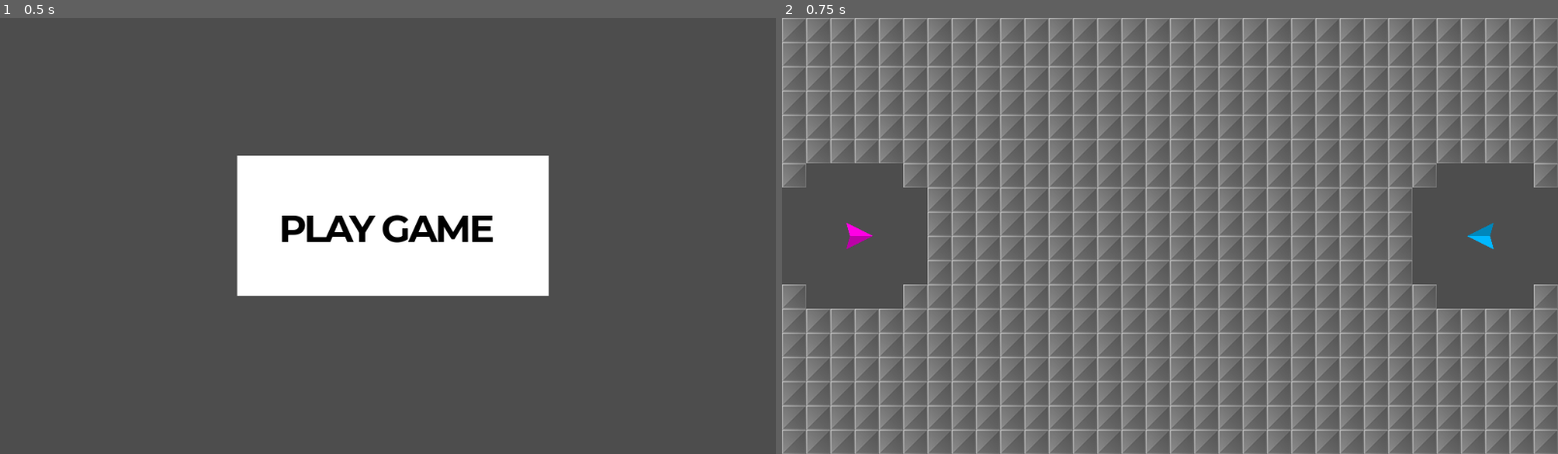
Above: before the commit, frames 1-2 (left to right).
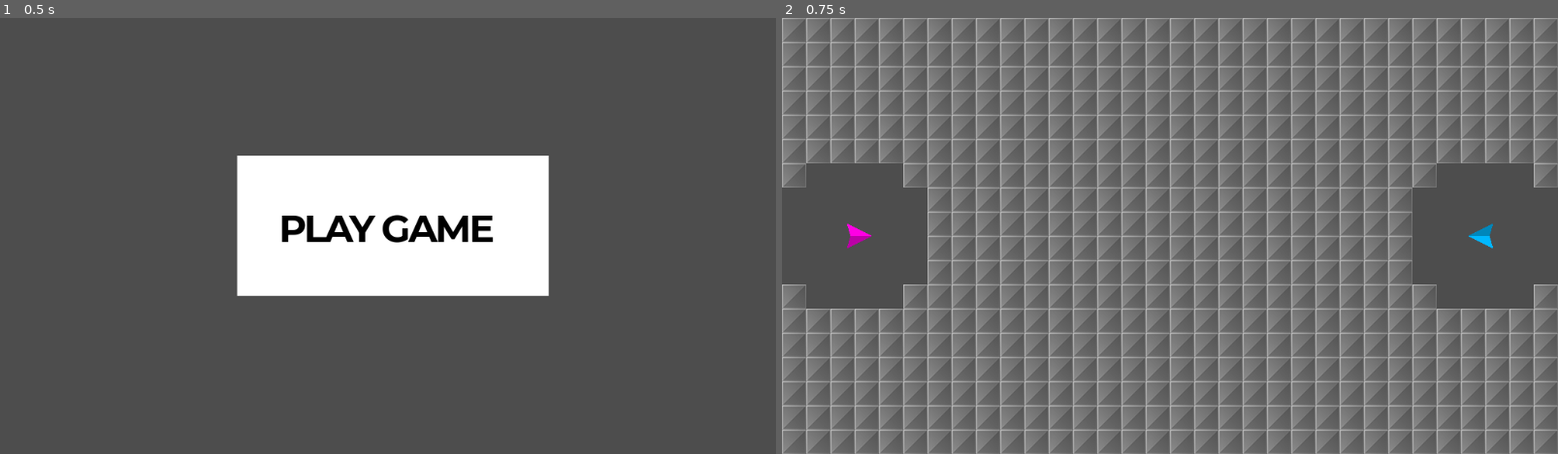
Above: after the commit, the same moments.

Repository: outrightmental/Blockbusters
Game: Godot game, scene res://scenes/main.tscn
The game is run twice, just before and just after one commit, with the same random seed, the same clock (stepped at 60 frames per second) and the same inputs.
Inputs (mouse positions are in pixels of both pictures, inside the frame that each line leads up to):
- Up to frame 1 (0.5 s): no input
- Up to frame 2 (0.75 s): click (1177, 222) at 0.5 s

Frame 1 is identical in both runs. In frame 2, less than 0.1% of the frame differs, in the area x 8-92%, y 46-54%.

Commit message:
Collisions Block <> Ship <> Ship

Diff:
--- a/models/blocks/block.tscn
+++ b/models/blocks/block.tscn
@@ -1,7 +1,10 @@
-[gd_scene load_steps=3 format=3 uid="uid://bjiivayicu2qj"]
+[gd_scene load_steps=4 format=3 uid="uid://bjiivayicu2qj"]
 
 [ext_resource type="Script" path="res://models/blocks/block.gd" id="1_okoc5"]
 [ext_resource type="Texture2D" uid="uid://desqq2xisflpl" path="res://assets/blocks/block1.png" id="2_25f0o"]
+
+[sub_resource type="RectangleShape2D" id="RectangleShape2D_af4ln"]
+size = Vector2(32, 32)
 
 [node name="Block" type="RigidBody2D"]
 gravity_scale = 0.0
@@ -9,3 +12,6 @@
 
 [node name="Sprite2D" type="Sprite2D" parent="."]
 texture = ExtResource("2_25f0o")
+
+[node name="CollisionShape2D" type="CollisionShape2D" parent="."]
+shape = SubResource("RectangleShape2D_af4ln")
--- a/models/ships/ship.gd
+++ b/models/ships/ship.gd
@@ -36,9 +36,9 @@
 var actual_rotation: float = 0.0
 
 # Map player_num to textures
-var player_textures: Dictionary = {
-									  1: preload("res://assets/ships/ship1.png"),
-									  2: preload("res://assets/ships/ship2.png")
+var player_colors: Dictionary = {
+									  1: [Color.hex(0xff00e4ff), Color.hex(0xbb00a7ff)],
+									  2: [Color.hex(0x00b8ffff), Color.hex(0x0087bbff)]
 								  }
 
 # Player number to identify the ship
@@ -59,8 +59,9 @@
 			print("Input action not found: ", action_name)
 
 	# Set the sprite texture based on player_num
-	if player_num in player_textures:
-		$Sprite2D.texture = player_textures[player_num]
+	if player_num in player_colors:
+		$TriangleLight.color = player_colors[player_num][0]
+		$TriangleDark.color = player_colors[player_num][1]
 	else:
 		print("No texture found for player_num: ", player_num)
 
--- a/models/ships/ship.tscn
+++ b/models/ships/ship.tscn
@@ -1,12 +1,21 @@
-[gd_scene load_steps=3 format=3 uid="uid://bg7dqpj5bjc6x"]
+[gd_scene load_steps=2 format=3 uid="uid://bg7dqpj5bjc6x"]
 
-[ext_resource type="Texture2D" uid="uid://de8deynticpkx" path="res://assets/ships/ship1.png" id="1_mdq02"]
 [ext_resource type="Script" path="res://models/ships/ship.gd" id="1_yja86"]
 
 [node name="ShipTest" type="RigidBody2D"]
 gravity_scale = 0.0
 script = ExtResource("1_yja86")
 
-[node name="Sprite2D" type="Sprite2D" parent="."]
-scale = Vector2(0.144898, 0.144898)
-texture = ExtResource("1_mdq02")
+[node name="TriangleLight" type="Polygon2D" parent="."]
+position = Vector2(-12, 2)
+color = Color(1, 0, 0.894118, 1)
+polygon = PackedVector2Array(-5, -19, 29, -2, 0, -2)
+
+[node name="TriangleDark" type="Polygon2D" parent="."]
+position = Vector2(-12, 2)
+color = Color(0.733333, 0, 0.654902, 1)
+polygon = PackedVector2Array(0, -2, 29, -2, -5, 15)
+
+[node name="CollisionPolygon2D" type="CollisionPolygon2D" parent="."]
+visible = false
+polygon = PackedVector2Array(-17, -17, 17, 0, -17, 17, -12, 0)
